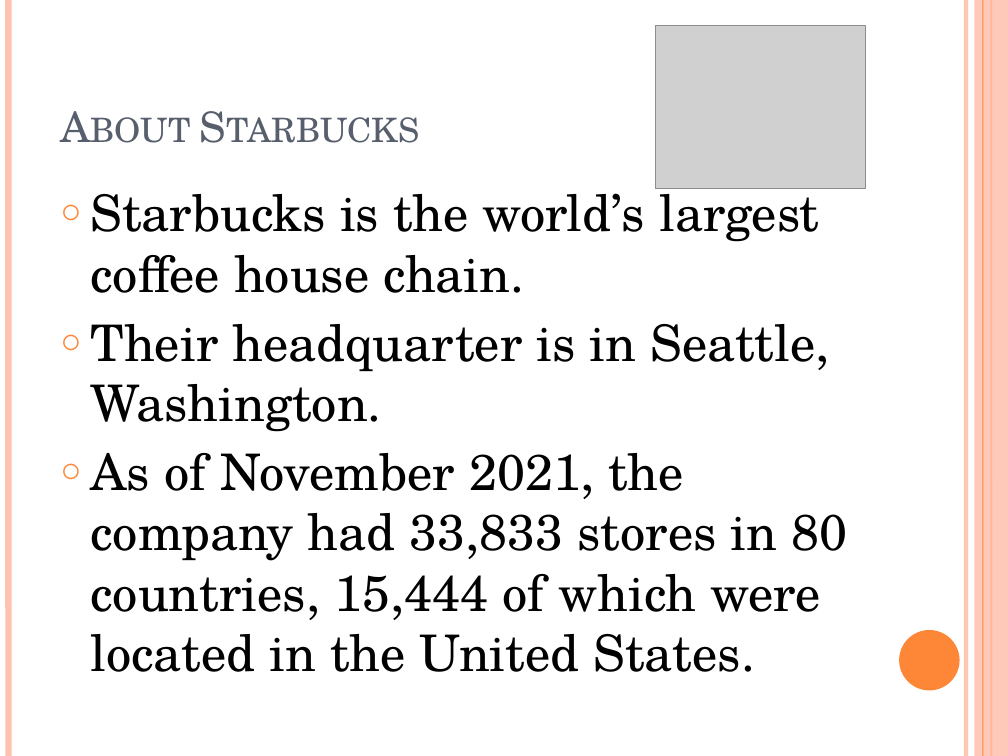
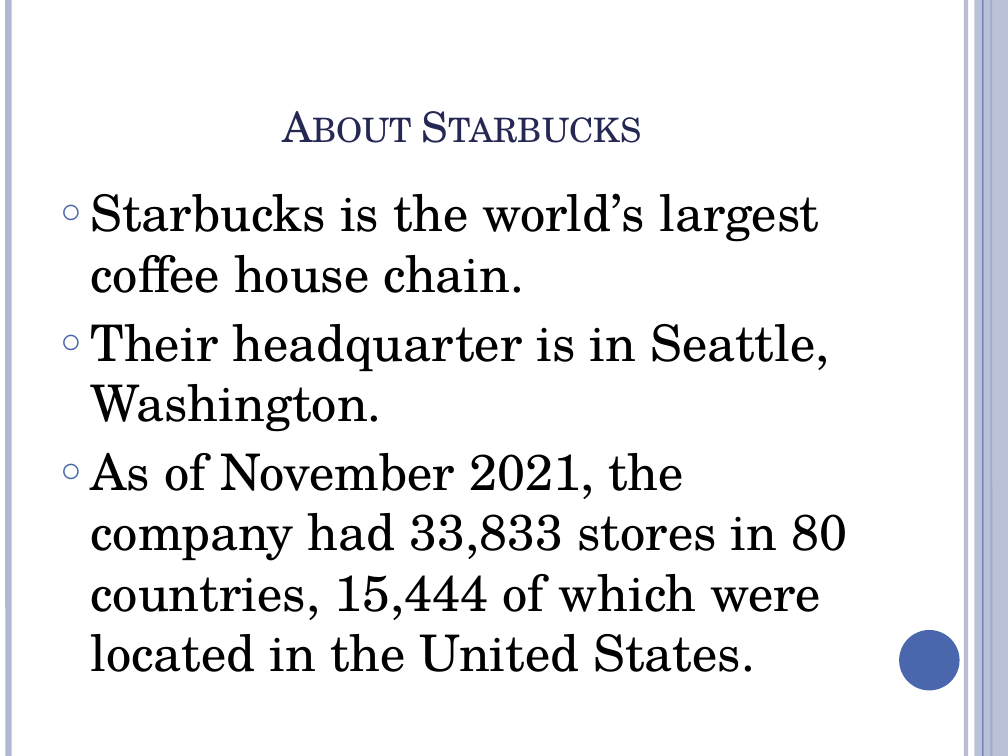
Before and after one commit to jburns1234/Starbucks-Testing, a slide deck: slide 3 of presentation.pptx (slide 2 before the commit). Drawn at 1008x756 pixels with LibreOffice and Linux fonts; fonts in the diff are those of the drawing; grey boxes stand for pictures. Boxes give left, top, right and bottom in pixels: in the first picture for what was removed or moved away, otherwise in the second. Text is boxed around its words. In the diff, an @@ line names an element or a change of style, - is before the commit and + after.

```diff
--- a/presentation.pptx
+++ b/presentation.pptx
@@ line (8, 0) - (8, 756): stroke #FEC3AE 4.5 pt to #B2B8D2 4.5 pt @@
@@ picture removed at bbox=[655, 25, 865, 188] @@
@@ line (966, 0) - (966, 756): stroke #FEC3AE 3 pt to #B2B8D2 3 pt @@
@@ rectangle at bbox=[975, 0, 1008, 756]: fill #FEC3AE at 87% opacity to #B2B8D2 at 87% opacity @@
@@ line (983, 0) - (983, 756): stroke #FE8637 0.75 pt to #4A66AC 0.75 pt @@
@@ line (991, 0) - (991, 756): stroke #FE8637 1.5 pt to #4A66AC 1.5 pt @@
@@ title "About Starbucks" at bbox=[50, 30, 874, 156]: text colour #575F6D to #242852; alignment left to centre @@
@@ text "Starbucks is the world’s largest ..." at bbox=[91, 193, 847, 672]: bullet colour #FE8637 to #4A66AC @@
@@ ellipse at bbox=[899, 630, 960, 690]: fill #FE8637 to #4A66AC @@
```
Also in this commit, not shown: 8 other slides changed, 12 slides added, 1 slide removed.
